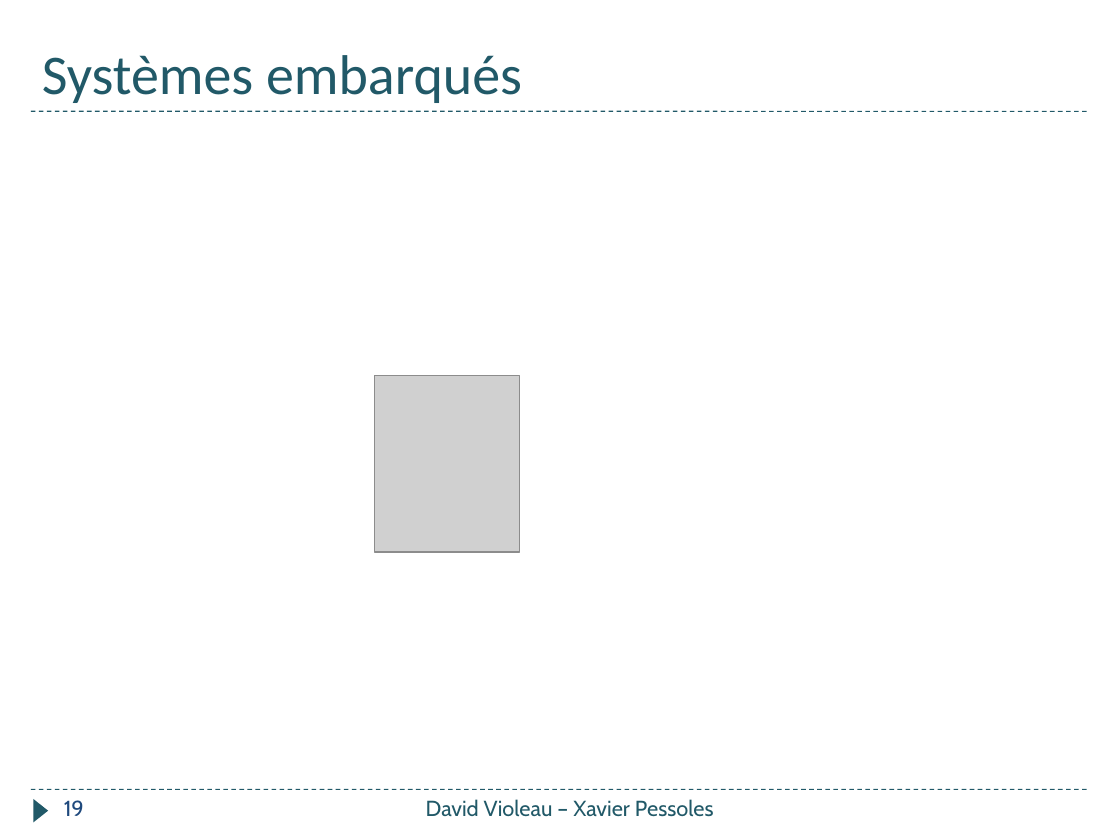
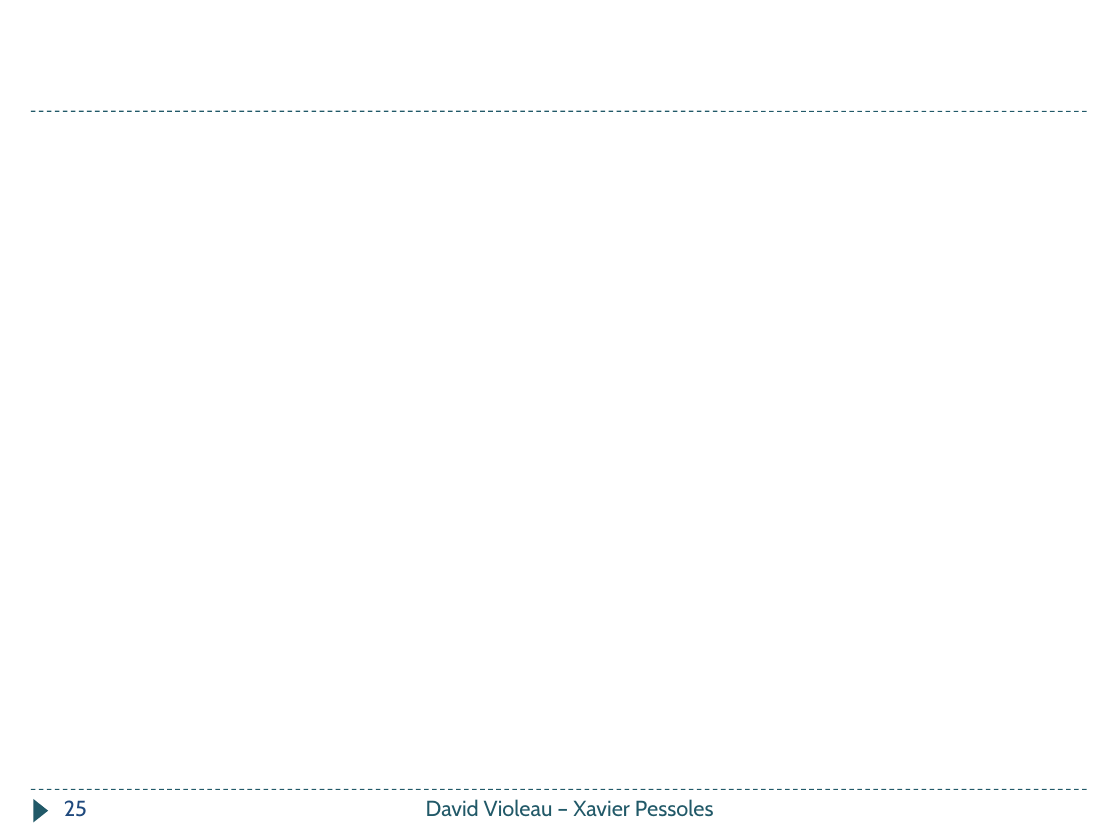
Before and after one commit to xpessoles/Informatique_College, a slide deck: slide 25 of Formation_2018/Quizz_Pomme/Quizz_Pomme.pptx (slide 19 before the commit). Drawn at 1120x840 pixels with LibreOffice and Linux fonts; fonts in the diff are those of the drawing; grey boxes stand for pictures. Boxes give left, top, right and bottom in pixels: in the first picture for what was removed or moved away, otherwise in the second. Text is boxed around its words. In the diff, an @@ line names an element or a change of style, - is before the commit and + after.

```diff
--- a/Formation_2018/Quizz_Pomme/Quizz_Pomme.pptx
+++ b/Formation_2018/Quizz_Pomme/Quizz_Pomme.pptx
@@ title removed at <box>42,55,522,103</box> @@
-Systèmes embarqués
@@ picture removed at <box>375,376,520,552</box> @@
@@ page number at <box>64,800,87,817</box>: text changed @@
-19
+25
```
Also in this commit, not shown: 4 other slides changed, 5 slides added, 1 other file.
